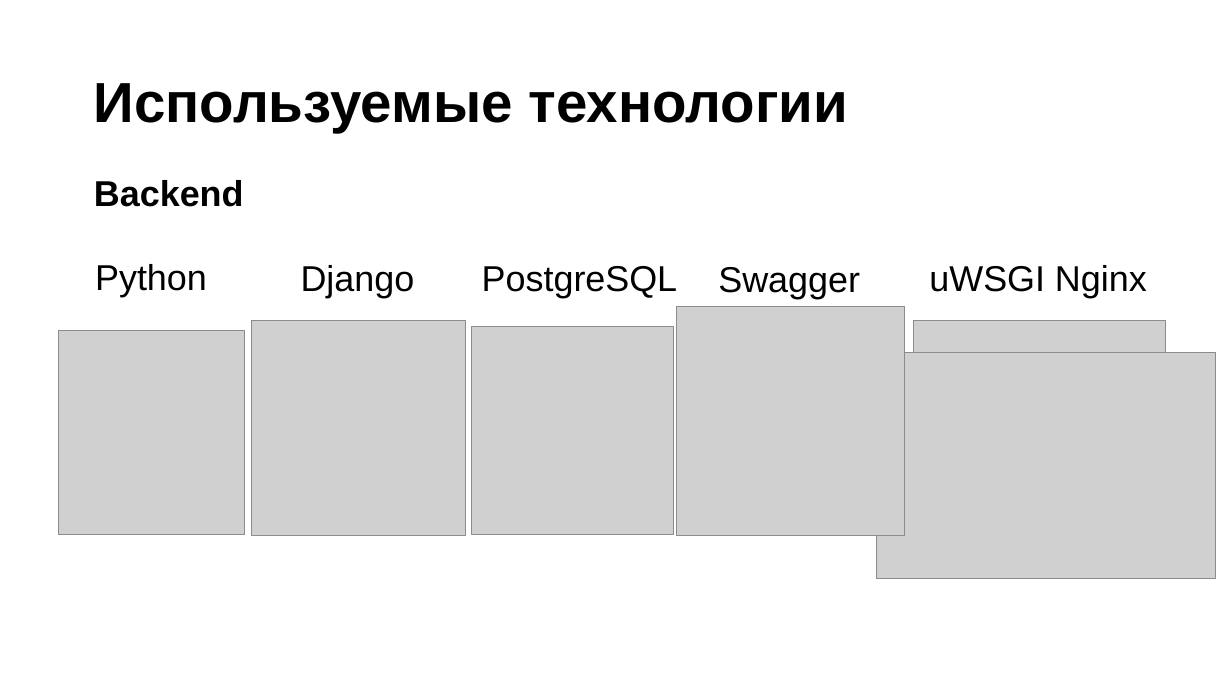
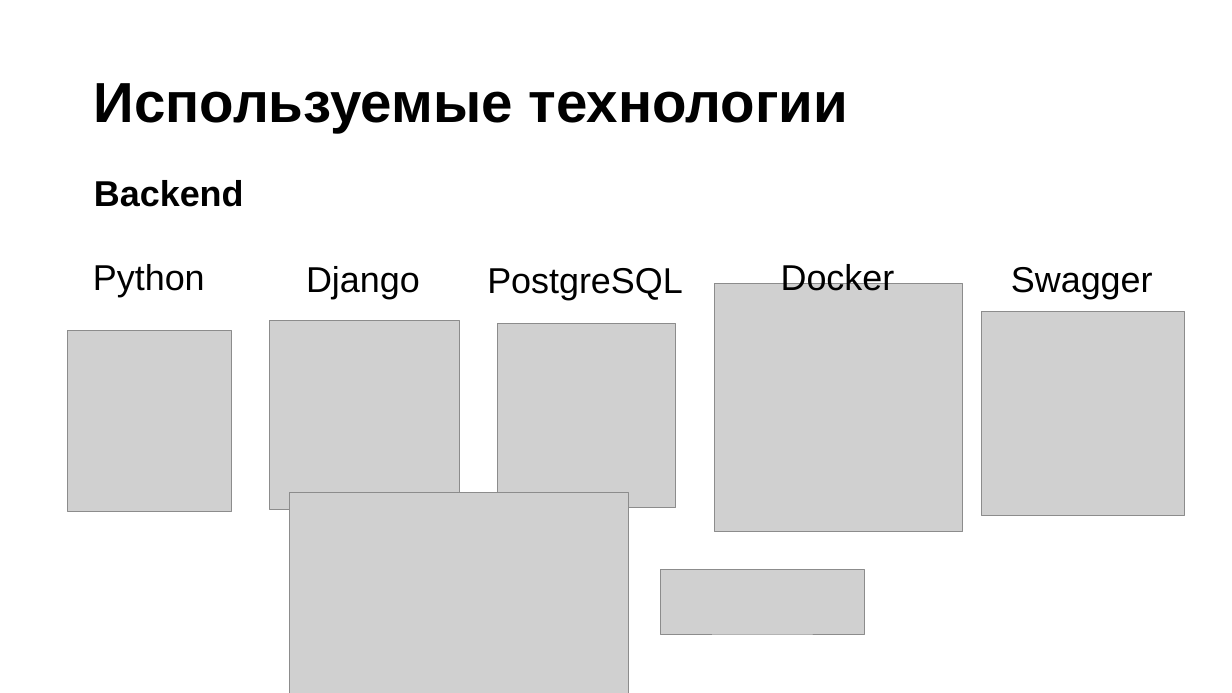
Before and after one commit to partickle/FitHub_Docs, a slide deck: slide 9 of Презентация технического задания.pptx. Drawn at 1232x693 pixels with LibreOffice and Linux fonts; fonts in the diff are those of the drawing; grey boxes stand for pictures. Boxes give left, top, right and bottom in pixels: in the first picture for what was removed or moved away, otherwise in the second. Text is boxed around its words. In the diff, an @@ line names an element or a change of style, - is before the commit and + after.

```diff
--- a/Презентация технического задания.pptx
+++ b/Презентация технического задания.pptx
@@ text "Django": place and size @@
-text "Django" at [301,265,415,298]
+text "Django" at [306,266,420,299]
@@ text "PostgreSQL": place and size @@
-text "PostgreSQL" at [482,266,677,298]
+text "PostgreSQL" at [487,268,682,300]
@@ text added at [781,262,895,291], 28 pt, text #000000 @@
+Docker
@@ text removed at [929,265,1147,298] @@
-uWSGI Nginx
@@ text "Swagger": place and size @@
-text "Swagger" at [718,267,860,299]
+text "Swagger" at [1011,267,1153,299]
@@ picture added at [714,283,963,531] @@
@@ picture: place and size @@
-picture at [251,321,466,535]
+picture at [270,321,459,510]
@@ picture: place and size @@
-picture at [472,327,674,535]
+picture at [497,323,676,507]
@@ picture: place and size @@
-picture at [677,306,906,535]
+picture at [982,311,1186,516]
@@ picture: place and size @@
-picture at [59,331,245,535]
+picture at [67,331,232,511]
@@ picture: place and size @@
-picture at [876,352,1216,579]
+picture at [289,493,629,693]
@@ picture: place and size @@
-picture at [913,321,1165,400]
+picture at [661,570,865,634]
```
Also in this commit, not shown: 5 other slides changed, 1 other file.
